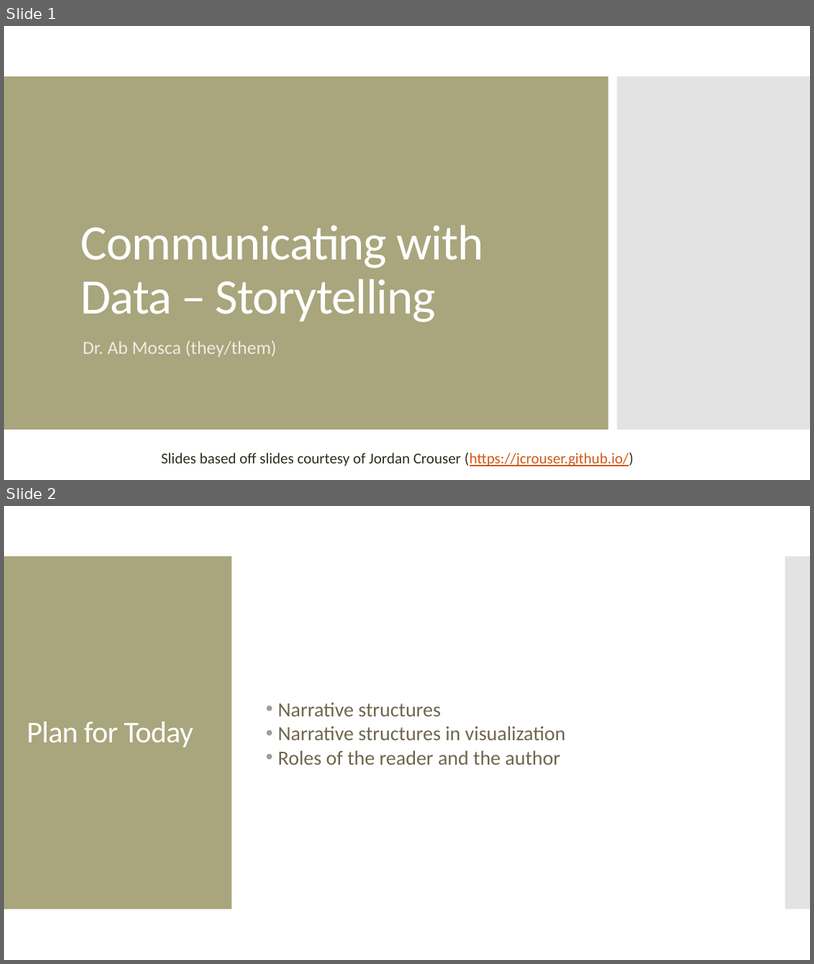
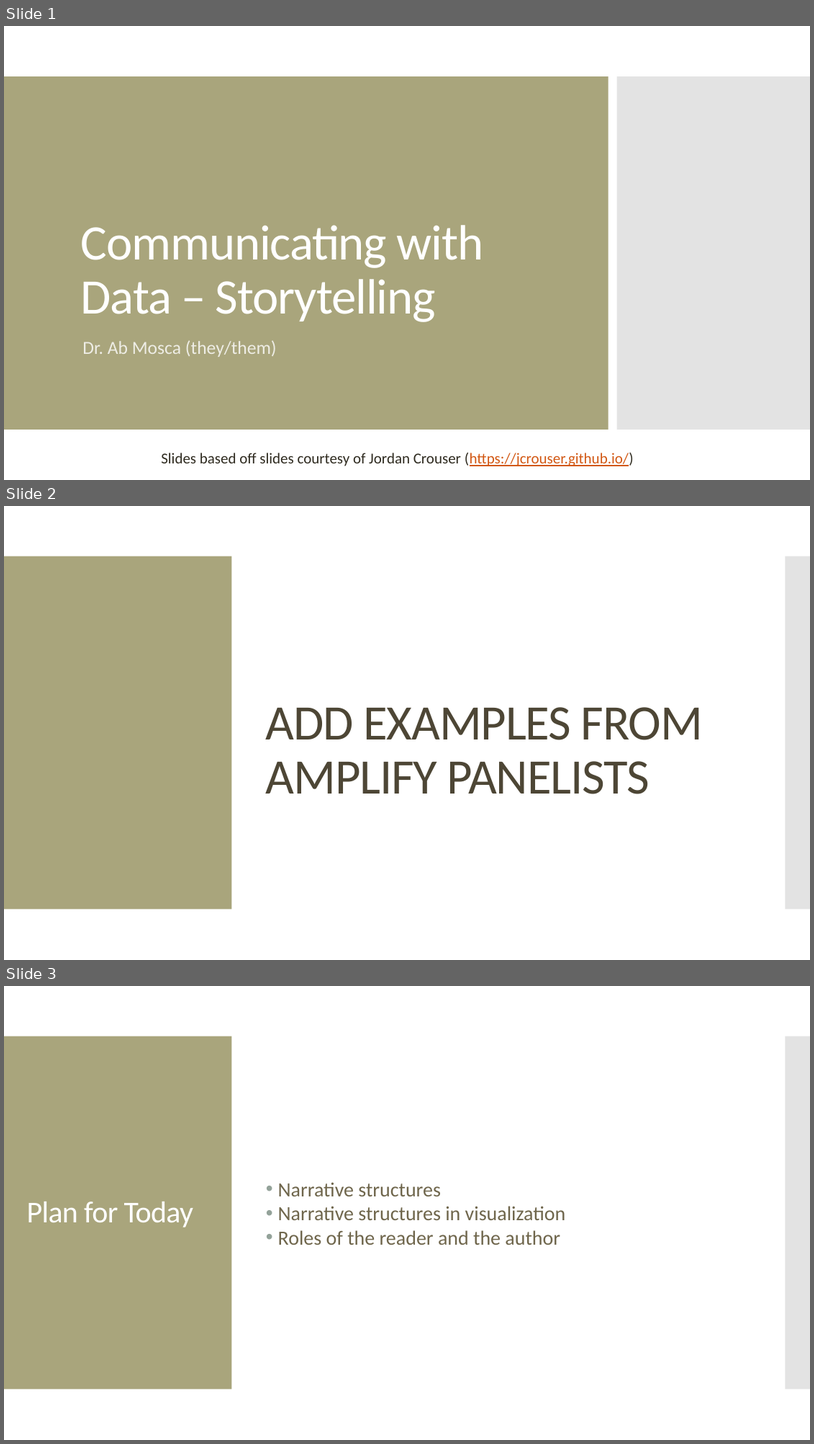
Before and after one commit to amosca01/SDS-CSC109, a slide deck: slides/old/07-storytelling.pptx. Shown one above the other, each under a label of ours: slides 1 and 2 before the commit, slides 1, 2 and 3 after it. The pictures are 814x964 and 814x1444 pixels, drawn with LibreOffice and Linux fonts; fonts in the diff are those of the drawing. Boxes give left, top, right and bottom in pixels: in the first picture for what was removed or moved away, otherwise in the second. Text is boxed around its words. In the diff, an @@ line names an element or a change of style, - is before the commit and + after.

```diff
--- a/slides/old/07-storytelling.pptx
+++ b/slides/old/07-storytelling.pptx
@@ slide 2 added at (x1=4, y1=506, x2=810, y2=960), background #FFFFFF; not listed: 2 template elements that a slide beside it also shows @@
@@ title added at (x1=266, y1=707, x2=703, y2=794), 59 pt, text #4D4635 @@
+ADD EXAMPLES FROM AMPLIFY PANELISTS
@@ what was slide 2 is now slide 3 @@
```
Also in this commit, not shown: 6 other files.
